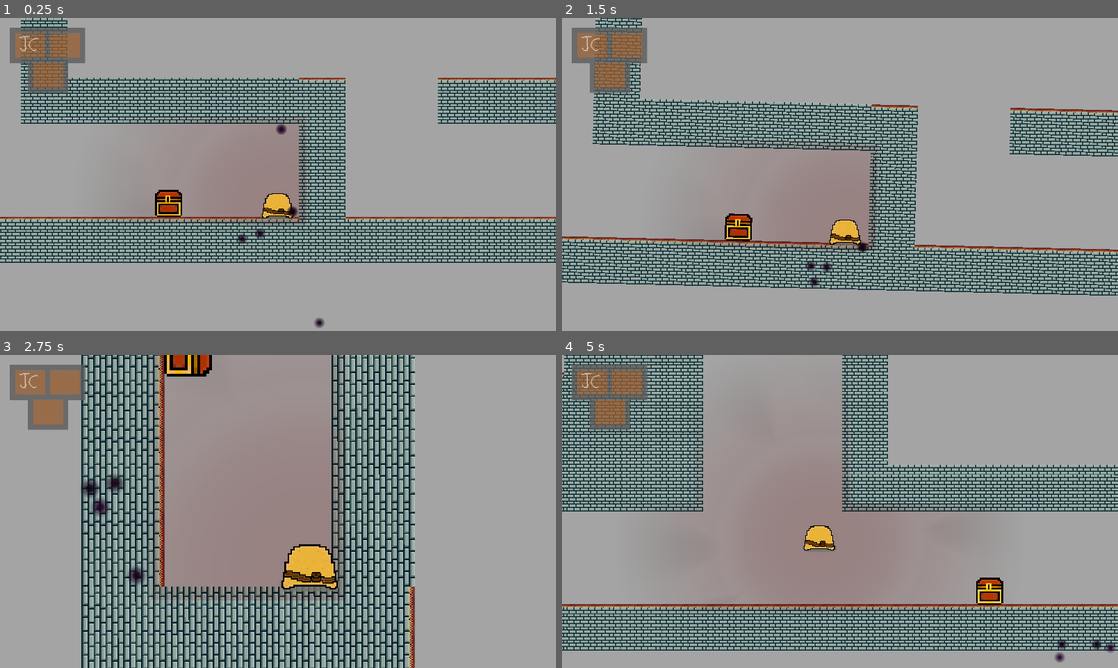
Above: before the commit, frames 1-4 (two rows, left to right).
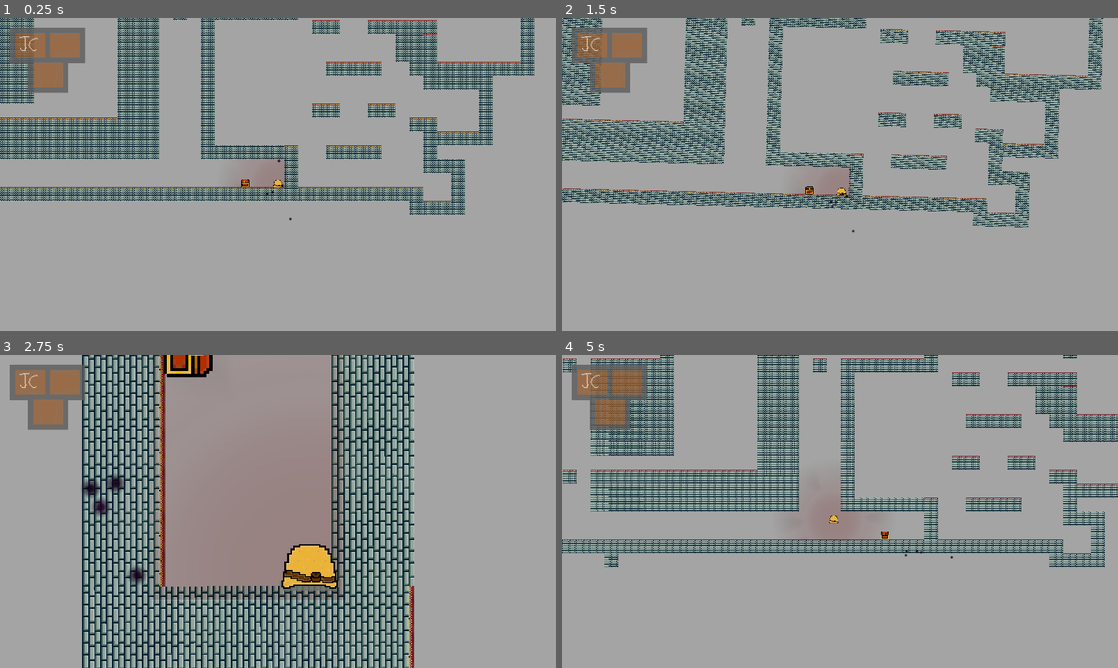
Above: after the commit, the same moments.

Repository: Godot-clif-Project/Blob
Game: Godot game, scene res://base.tscn
Same seed, same stepped clock (60 frames per second), same inputs: the game is played once before the commit and once after it.
Inputs (mouse positions are in pixels of both pictures, inside the frame that each line leads up to):
- Up to frame 1 (0.25 s): no input
- Up to frame 2 (1.5 s): move the mouse to (589, 46) at 0.52 s; hold D (move right) 0.53-1.28 s; hold E (interact) 0.53-1.28 s; click (589, 46) at 0.67 s; tap Space (jump) at 0.77 s; move the mouse to (628, 46) at 1.27 s; hold S (move down) from 1.28 s (still down); tap E (interact) at 1.35 s; click (628, 46) at 1.42 s
- Up to frame 3 (2.75 s): tap Space (jump) at 1.52 s; move the mouse to (50, 411) at 2.02 s; release S (move down) at 2.03 s; hold D (move right) from 2.03 s (still down); hold E (interact) from 2.03 s (still down); click (50, 411) at 2.17 s
- Up to frame 4 (5 s): move the mouse to (812, 574) at 2.77 s; release D (move right) at 2.78 s; release E (interact) at 2.78 s; hold W (move up) 2.78-3.53 s; tap E (interact) at 2.85, 4.35 s; click (812, 574) at 2.92 s; tap Space (jump) at 3.02, 3.77, 4.52 s; move the mouse to (1006, 558) at 3.52 s; hold E (interact) 3.53-4.28 s; hold A (move left) from 3.53 s (still down); move the mouse to (673, 464) at 4.27 s

The runs differ from the first frame. In frame 1, 30% of the frame differs, in the area x 0-100%, y 0-100%; in frame 2, 30%; in frame 3, 11%; in frame 4, 38%, in the area x 0-100%, y 0-99%.

Commit message:
Improved enemy spawning

Diff:
--- a/Actors/Player/Player.tscn
+++ b/Actors/Player/Player.tscn
@@ -54,7 +54,7 @@
 position = Vector2( 0, -500 )
 rotating = true
 current = true
-zoom = Vector2( 9, 9 )
+zoom = Vector2( 30, 30 )
 smoothing_enabled = true
 script = ExtResource( 8 )
 
--- a/Actors/instance_manager.gd
+++ b/Actors/instance_manager.gd
@@ -6,7 +6,7 @@
 signal respawning
 
 export(Array, String, FILE, "*.tscn") var preload_scene_path: Array
-export var respawn_free_distance := 3000.0
+export var respawn_free_distance := 6000.0
 
 var cached_scenes: Dictionary
 
@@ -31,8 +31,8 @@
 	elif not _can_respawn:
 		emit_signal("can_respawn")
 
-		for child in get_children():
-			child.queue_free()
+#		for child in get_children():
+#			child.queue_free()
 
 		_can_respawn = true
 
@@ -40,10 +40,10 @@
 func queue_respawn(instance: Node) -> void:
 	var new_scene: Node = cached_scenes[instance.get_parent().filename].instance()
 	new_scene.transform = instance.original_transform
-
+	print("Lol")
 	if not _can_respawn:
 		yield(self, "can_respawn")
-
+	print("Lol")
 	_respawns_queued = true
 	yield(self, "respawning")
 	add_child(new_scene)
--- a/Actors/spawn_flag.gd
+++ b/Actors/spawn_flag.gd
@@ -2,6 +2,7 @@
 extends Node
 
 
+export var despawn_distance := 10000.0
 export var area_path: NodePath
 export var respawn := true
 
@@ -10,17 +11,23 @@
 
 
 func _ready():
-	if get_parent().owner == null:
+	if get_parent().owner == null and not area_path.is_empty():
 		get_parent().hide()
 
 		yield(get_tree(), "physics_frame")
 
-		if not area_path.is_empty() and get_node(area_path).get_overlapping_bodies().empty():
+		if get_node(area_path).get_overlapping_bodies().empty():
 			get_parent().queue_free()
 			return
 
 		get_parent().show()
 
 
+func _process(_delta):
+	print("a")
+	if instance_manager.player.global_transform.origin.distance_to(get_parent().global_transform.origin) >= despawn_distance:
+		get_parent().queue_free()
+
+
 func _exit_tree():
 	instance_manager.queue_respawn(self)
--- a/base.tscn
+++ b/base.tscn
@@ -121,11 +121,11 @@
 occluder = SubResource( 8 )
 
 [node name="InstanceManager" type="Node2D" parent="map1"]
+position = Vector2( 2556.9, -11110.1 )
 script = ExtResource( 6 )
 preload_scene_path = [ "res://Actors/Enemy1/Enemy1.tscn" ]
 
 [node name="Enemy1" parent="map1/InstanceManager" instance=ExtResource( 7 )]
-position = Vector2( 2728, -11040 )
 
 [node name="Player" parent="." instance=ExtResource( 2 )]
 position = Vector2( 17320, -976 )
